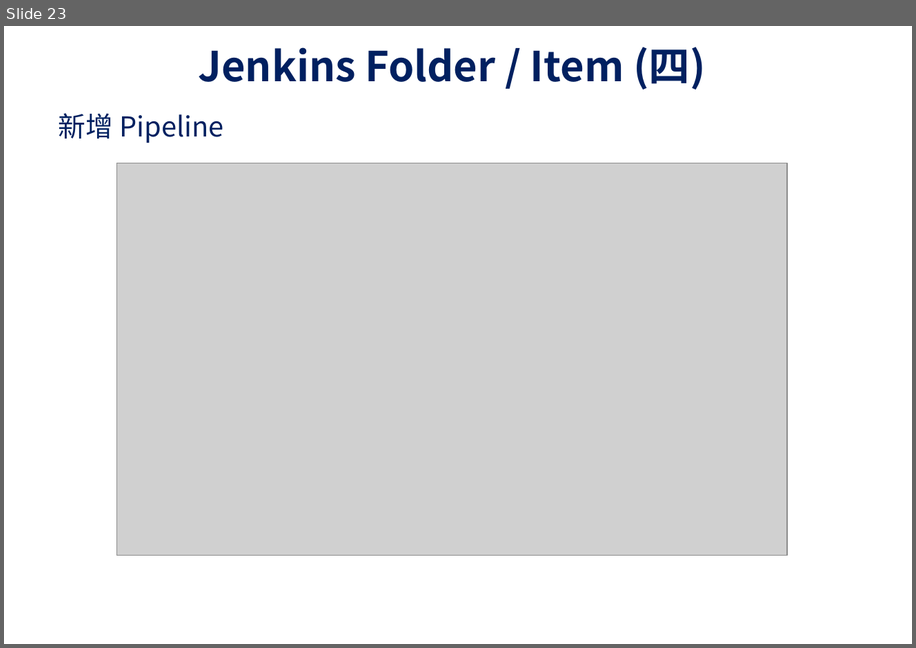
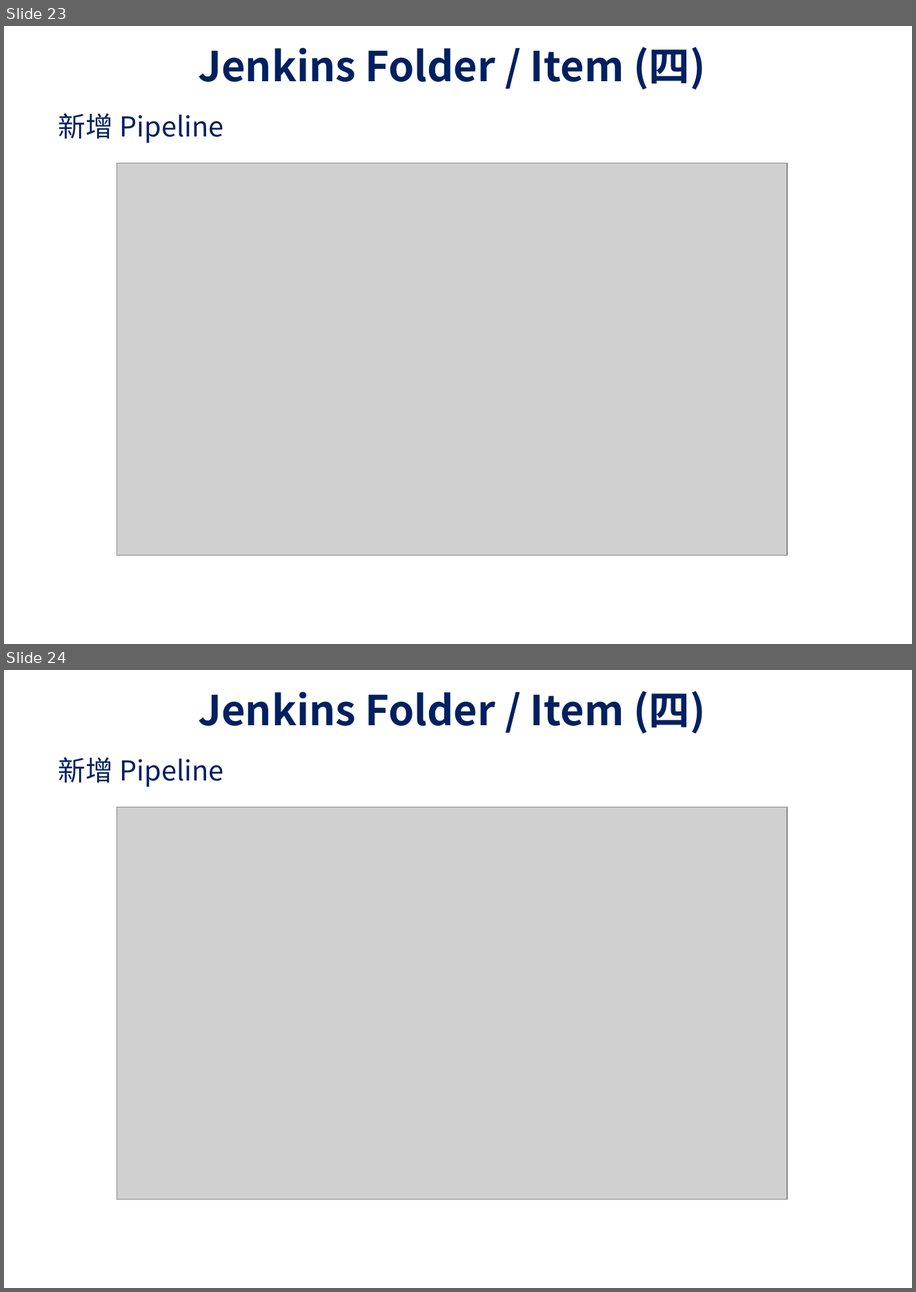
Before and after one commit to UDFWu/transfile, a slide deck: CICD Process.pptx. Shown one above the other, each under a label of ours: slide 23 before the commit, slides 23 and 24 after it. The pictures are 916x648 and 916x1292 pixels, drawn with LibreOffice and Linux fonts; fonts in the diff are those of the drawing; grey boxes stand for pictures; background and template pictures are left out. Boxes give left, top, right and bottom in pixels: in the first picture for what was removed or moved away, otherwise in the second. Text is boxed around its words. In the diff, an @@ line names an element or a change of style, - is before the commit and + after.

```diff
--- a/CICD Process.pptx
+++ b/CICD Process.pptx
@@ slide 24 added at box(4, 670, 912, 1288), background picture (left out) @@
@@ title added at box(198, 691, 706, 733), 36 pt, text #002060, bold @@
+Jenkins Folder / Item (四)
@@ text added at box(59, 757, 223, 787), 24 pt, text #002060 @@
+新增 Pipeline
@@ picture added at box(117, 807, 788, 1199) @@
```
Also in this commit, not shown: 7 other slides added.
